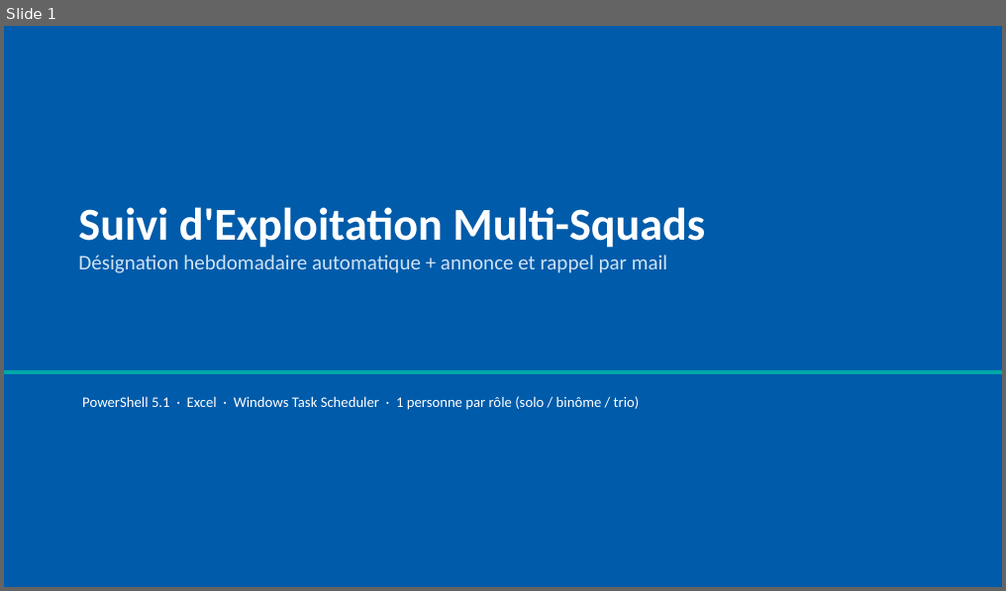
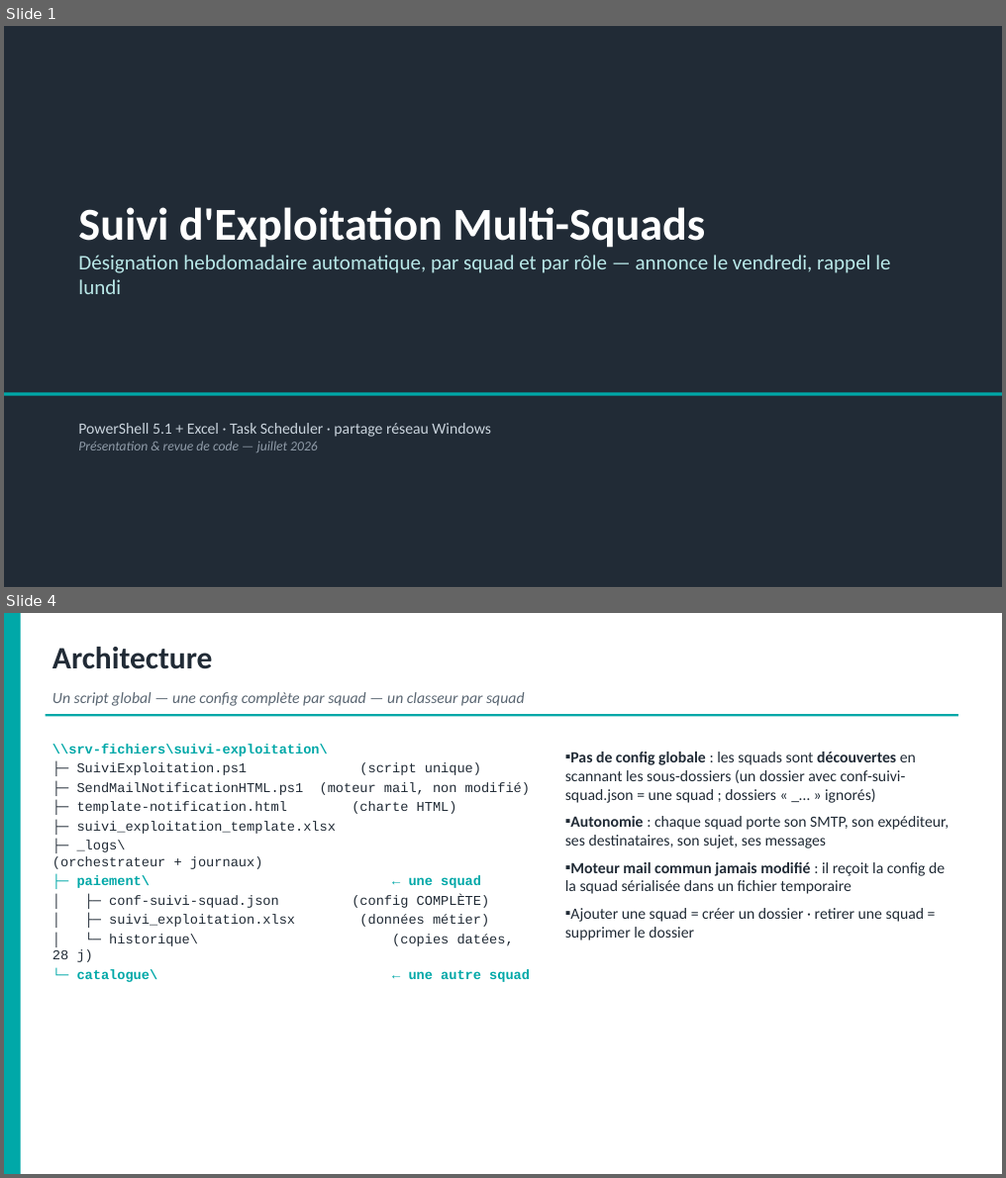
Before and after one commit to lucasyessad/mon_env, a slide deck: docs/Presentation-Suivi-Exploitation.pptx. Shown one above the other, each under a label of ours: slide 1 before the commit, slides 1 and 4 after it; the slides between them are not shown. The pictures are 1006x591 and 1006x1178 pixels, drawn with LibreOffice and Linux fonts; fonts in the diff are those of the drawing. Boxes give left, top, right and bottom in pixels: in the first picture for what was removed or moved away, otherwise in the second. Text is boxed around its words. In the diff, an @@ line names an element or a change of style, - is before the commit and + after.

```diff
--- a/docs/Presentation-Suivi-Exploitation.pptx
+++ b/docs/Presentation-Suivi-Exploitation.pptx
@@ slide 4 added at (x1=4, y1=613, x2=1002, y2=1174), background #FFFFFF @@
@@ rectangle added at (x1=4, y1=613, x2=21, y2=1174), fill #00A8A8 @@
@@ text added at (x1=53, y1=647, x2=213, y2=669), 30 pt, text #212B36, bold @@
+Architecture
@@ text added at (x1=53, y1=692, x2=524, y2=706), 15 pt, text #5A6672, italic @@
+Un script global — une config complète par squad — un classeur par squad
@@ rectangle added at (x1=46, y1=714, x2=958, y2=716), fill #00A8A8 @@
@@ text added at (x1=53, y1=744, x2=530, y2=982), 13 pt, text #212B36 @@
+\\srv-fichiers\suivi-exploitation\
+├─ SuiviExploitation.ps1 (script unique)
+├─ SendMailNotificationHTML.ps1 (moteur mail, non modifié)
+├─ template-notification.html (charte HTML)
+├─ suivi_exploitation_template.xlsx
+├─ _logs\ (orchestrateur + journaux)
+├─ paiement\ ← une squad
+│ ├─ conf-suivi-squad.json (config COMPLÈTE)
+│ ├─ suivi_exploitation.xlsx (données métier)
+│ └─ historique\ (copies datées, 28 j)
+└─ catalogue\ ← une autre squad
@@ text added at (x1=565, y1=752, x2=949, y2=941), 15 pt, text #212B36 @@
+▪ Pas de config globale : les squads sont découvertes en scannant les sous-dossiers (un dossier avec conf-suivi-squad.json = une squad ; dossiers « _… » ignorés)
+▪ Autonomie : chaque squad porte son SMTP, son expéditeur, ses destinataires, son sujet, ses messages
+▪ Moteur mail commun jamais modifié : il reçoit la config de la squad sérialisée dans un fichier temporaire
+▪ Ajouter une squad = créer un dossier · retirer une squad = supprimer le dossier
@@ slide 1 changed as well @@
@@ rectangle at (x1=4, y1=26, x2=1002, y2=587): fill #005BAA to #212B36 @@
@@ text at (x1=78, y1=255, x2=890, y2=294): text changed; text colour #CFE2F3 to #B9E8E8 @@
-Désignation hebdomadaire automatique + annonce et rappel par mail
+Désignation hebdomadaire automatique, par squad et par rôle — annonce le vendredi, rappel le lundi
@@ rectangle moved from (x1=4, y1=371, x2=1002, y2=374) to (x1=4, y1=393, x2=1002, y2=396) @@
@@ text at (x1=78, y1=423, x2=491, y2=453): text changed; size 14 to 15 pt; text colour #FFFFFF to #C9D3DC @@
-PowerShell 5.1 · Excel · Windows Task Scheduler · 1 personne par rôle (solo / binôme / trio)
+PowerShell 5.1 + Excel · Task Scheduler · partage réseau Windows
+Présentation & revue de code — juillet 2026
```
Also in this commit, not shown: 2 other slides changed, 9 other slides added, 8 slides removed, 2 other files.
